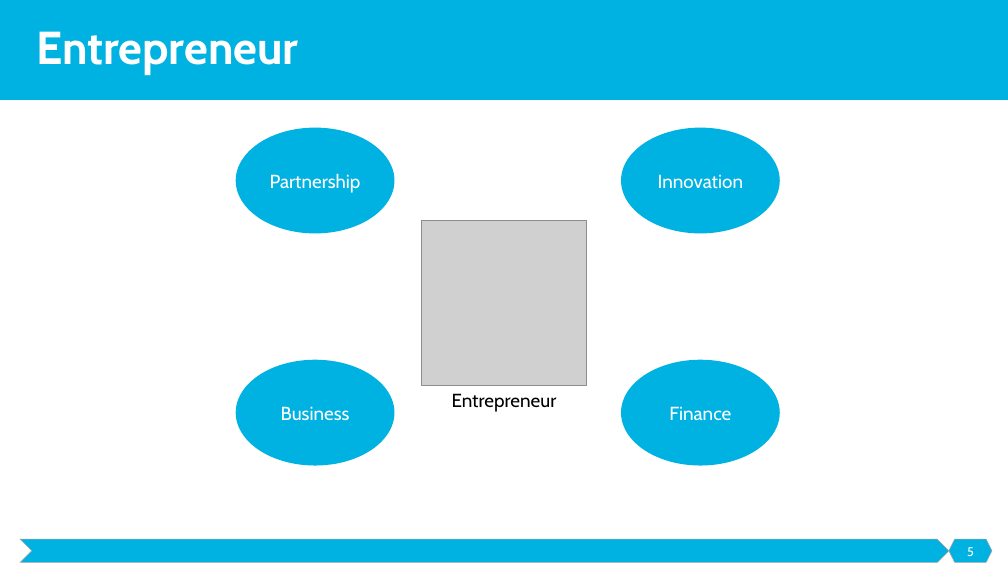
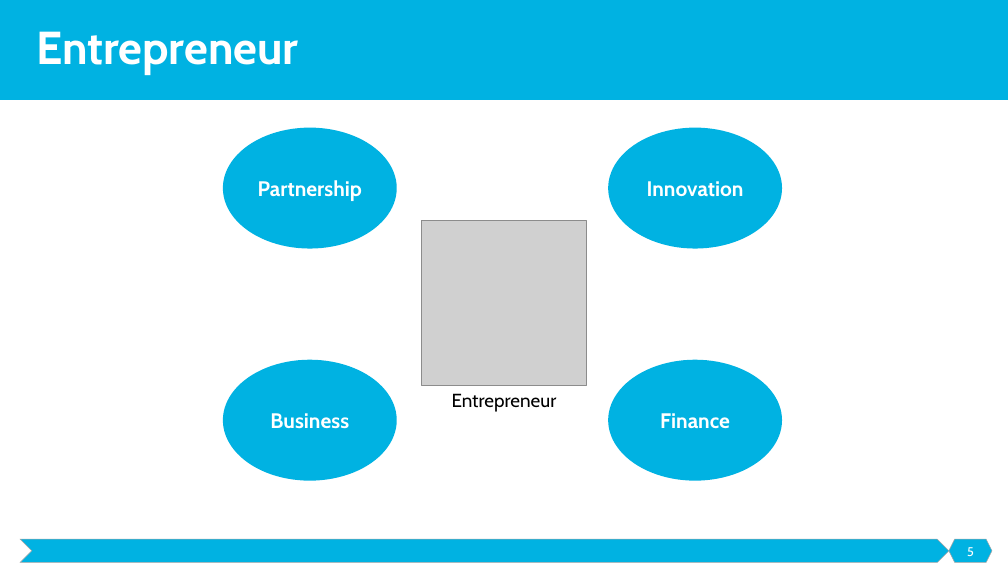
Before and after one commit to malenezi/malenezi, a slide deck: slide 5 of SE495/Lectures/1-Introduction/Introduction.pptx. Drawn at 1008x567 pixels with LibreOffice and Linux fonts; fonts in the diff are those of the drawing; grey boxes stand for pictures. Boxes give left, top, right and bottom in pixels: in the first picture for what was removed or moved away, otherwise in the second. Text is boxed around its words. In the diff, an @@ line names an element or a change of style, - is before the commit and + after.

```diff
--- a/SE495/Lectures/1-Introduction/Introduction.pptx
+++ b/SE495/Lectures/1-Introduction/Introduction.pptx
@@ size 18 to 20 pt, bold on in 4 elements at (223,360,397,481), (609,128,783,249), (609,360,783,481), (223,128,397,249) @@
@@ ellipse "Partnership": place and size @@
-ellipse "Partnership" at (236,128,395,234)
+ellipse "Partnership" at (223,128,397,249)
@@ ellipse "Innovation": place and size @@
-ellipse "Innovation" at (622,128,780,234)
+ellipse "Innovation" at (609,128,783,249)
@@ ellipse "Business": place and size @@
-ellipse "Business" at (236,360,395,466)
+ellipse "Business" at (223,360,397,481)
@@ ellipse "Finance": place and size @@
-ellipse "Finance" at (622,360,780,466)
+ellipse "Finance" at (609,360,783,481)
```
Also in this commit, not shown: 2 other slides changed, 3 other files.
